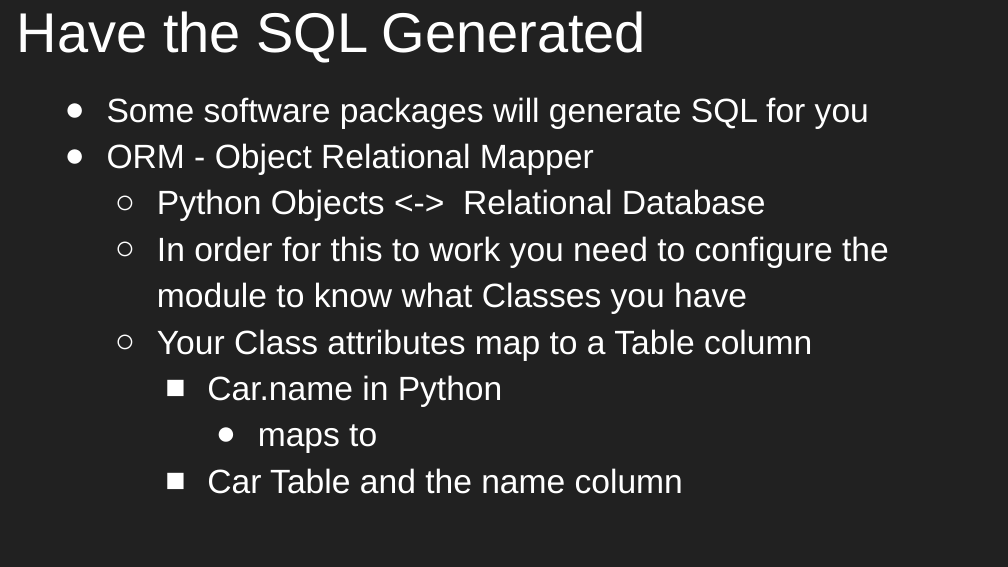
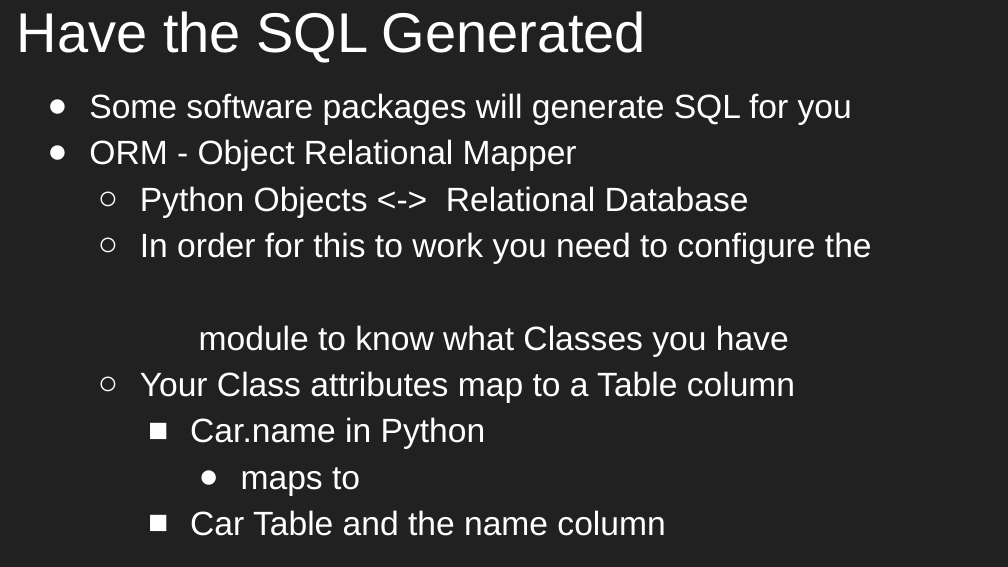
Before and after one commit to aleesham/lc101-unit2, a slide deck: slide 8 of slides/Unit 2 - LC 101 - Class 9.pptx (slide 5 before the commit). Drawn at 1008x567 pixels with LibreOffice and Linux fonts; fonts in the diff are those of the drawing. Boxes give left, top, right and bottom in pixels: in the first picture for what was removed or moved away, otherwise in the second. Text is boxed around its words. In the diff, an @@ line names an element or a change of style, - is before the commit and + after.

```diff
--- a/slides/Unit 2 - LC 101 - Class 9.pptx
+++ b/slides/Unit 2 - LC 101 - Class 9.pptx
@@ text "Some software packages will generate ...": place and size @@
-text "Some software packages will generate ..." at box(107, 97, 889, 494)
+text "Some software packages will generate ..." at box(89, 93, 872, 536)
@@ text at box(140, 232, 872, 357): text changed @@
-  ○ In order for this to work you need to configure the module to know what Classes you have
+  ○ In order for this to work you need to configure the
+  module to know what Classes you have
```
Also in this commit, not shown: 2 other slides changed, 6 slides added, 1 slide removed.
